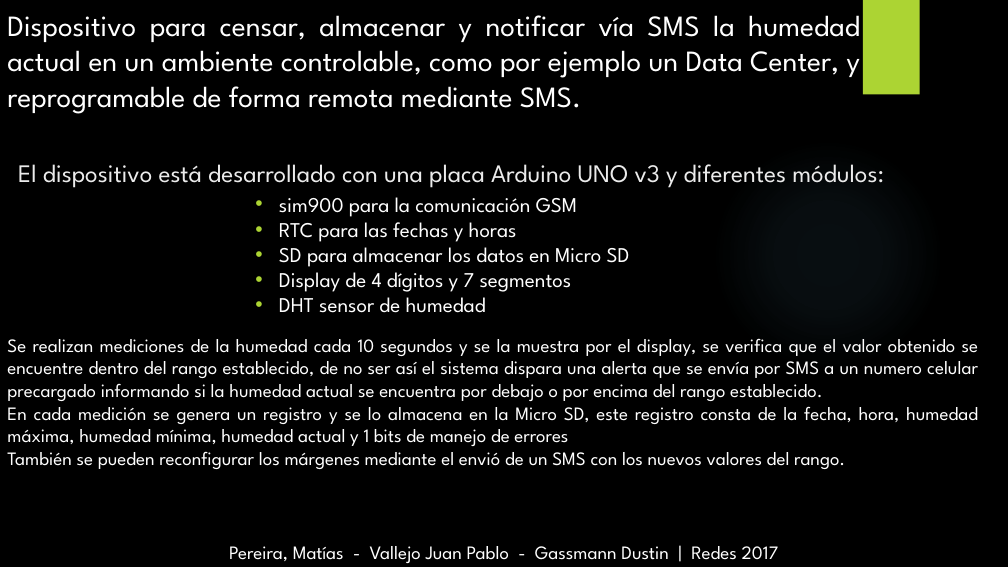
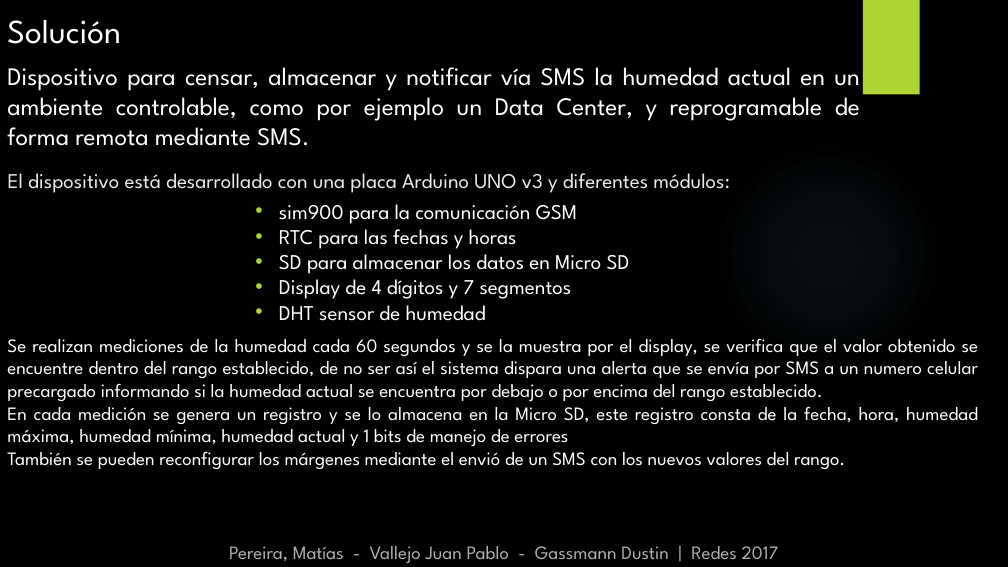
Before and after one commit to dusgab/IoT, a slide deck: slide 3 of SHACoRS.pptx. Drawn at 1008x567 pixels with LibreOffice and Linux fonts; fonts in the diff are those of the drawing; background and template pictures are left out. Boxes give left, top, right and bottom in pixels: in the first picture for what was removed or moved away, otherwise in the second. Text is boxed around its words. In the diff, an @@ line names an element or a change of style, - is before the commit and + after.

```diff
--- a/SHACoRS.pptx
+++ b/SHACoRS.pptx
@@ text added at bbox=[7, 20, 121, 44], 32 pt, text #FFFFFF @@
+Solución
@@ text "Dispositivo para censar, almacenar y ...": place and size @@
-text "Dispositivo para censar, almacenar y ..." at bbox=[7, 15, 860, 114]
+text "Dispositivo para censar, almacenar y ..." at bbox=[7, 67, 860, 146]
@@ text "Dispositivo para censar, almacenar y ..." at bbox=[7, 67, 860, 146]: size 28 to 24 pt @@
@@ title "El dispositivo está desarrollado con ...": place and size @@
-title "El dispositivo está desarrollado con ..." at bbox=[18, 164, 884, 188]
+title "El dispositivo está desarrollado con ..." at bbox=[8, 173, 730, 193]
@@ title "El dispositivo está desarrollado con ..." at bbox=[8, 173, 730, 193]: size 24 to 20 pt @@
@@ text "sim900 para la comunicación GSM": place and size @@
-text "sim900 para la comunicación GSM" at bbox=[279, 197, 630, 313]
+text "sim900 para la comunicación GSM" at bbox=[279, 204, 630, 321]
@@ text at bbox=[7, 338, 978, 401]: text changed @@
-Se realizan mediciones de la humedad cada 10 segundos y se la muestra por el display, se verifica que el valor obtenido se encuentre dentro del rango establecido, de no ser así el sistema dispara una alerta que se envía por SMS a un numero celular precargado informando si la humedad actual se encuentra por debajo o por encima del rango establecido.
+Se realizan mediciones de la humedad cada 60 segundos y se la muestra por el display, se verifica que el valor obtenido se encuentre dentro del rango establecido, de no ser así el sistema dispara una alerta que se envía por SMS a un numero celular precargado informando si la humedad actual se encuentra por debajo o por encima del rango establecido.
@@ text "Pereira, Matías - Vallejo Juan ..." at bbox=[229, 546, 779, 563]: text colour #FFFFFF to #B0B0B0 @@
```
Also in this commit, not shown: 4 other slides changed, 1 slide added.
